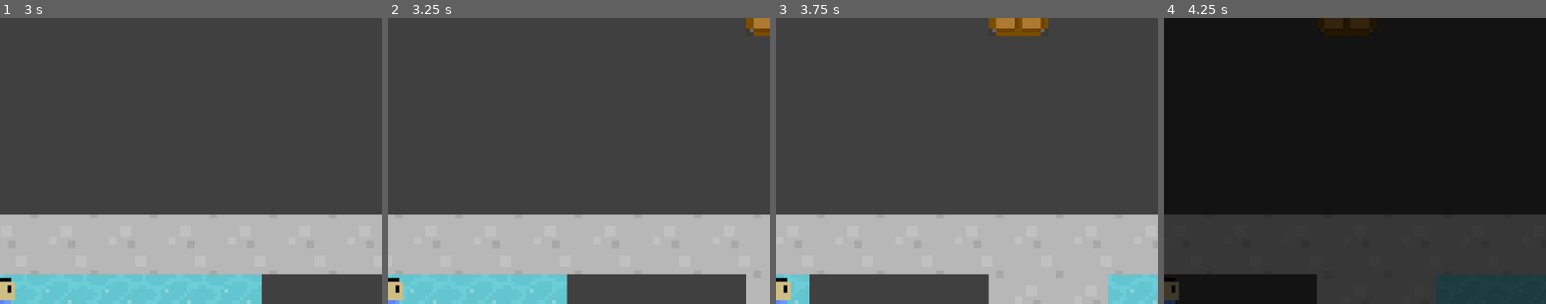
Above: before the commit, frames 1-4 (left to right).
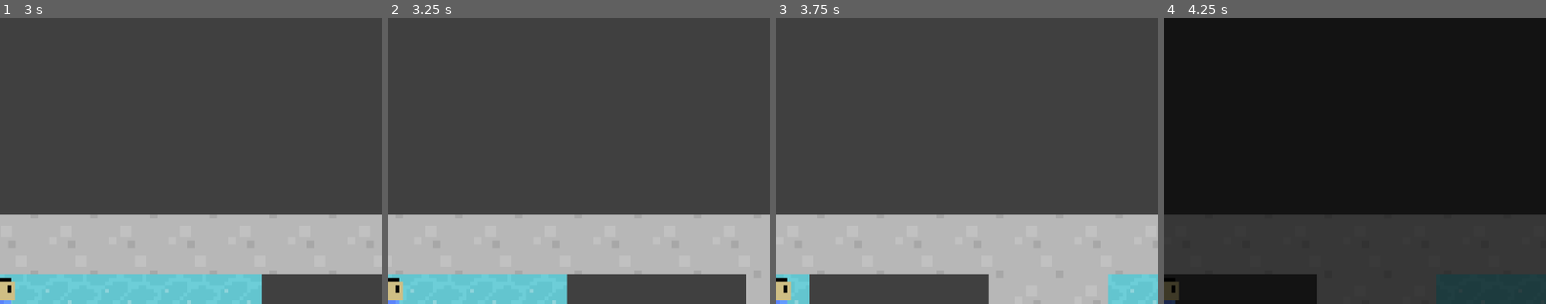
Above: after the commit, the same moments.

Repository: Elite-TS/ISCS-30.14-Game1
Game: Godot game, scene res://Scenes/game_controller.tscn
The game is run twice, just before and just after one commit, with the same random seed, the same clock (stepped at 60 frames per second) and the same inputs.
Inputs:
- Up to frame 1 (3 s): tap Enter (interact) at 0.5, 1.35, 2.85 s; hold D (input_right) 0.53-1.28 s; hold Enter (interact) 0.53-1.28 s; hold S (input_down) 1.28-2.03 s; hold D (input_right) 2.03-2.78 s; hold Enter (interact) 2.03-2.78 s; hold W (input_up) from 2.78 s (still down)
- Up to frame 2 (3.25 s): keep holding W (input_up)
- Up to frame 3 (3.75 s): release W (input_up) at 3.53 s; hold A (input_left) from 3.53 s (still down); hold Enter (interact) from 3.53 s (still down)
- Up to frame 4 (4.25 s): keep holding A (input_left); keep holding Enter (interact)
The pictures show only the part of the screen within x 50-100%, y 0-50%; the shares and areas given below are measured in that part.

Frame 1 is identical in both runs. In frame 2, 0.4% of the frame differs, in the area x 93-100%, y 0-7%; in frame 3, 0.9%, in the area x 55-72%, y 0-7%; in frame 4, 0.4%.

Commit message:
bug fixes

Diff:
--- a/iscs-30.14---game-1---tile-movement/Scenes/game_controller.tscn
+++ b/iscs-30.14---game-1---tile-movement/Scenes/game_controller.tscn
@@ -2,7 +2,6 @@
 
 [ext_resource type="PackedScene" uid="uid://c3i4ycfvm23kf" path="res://Scenes/character.tscn" id="1_nqxm2"]
 [ext_resource type="PackedScene" uid="uid://fgarcg64k02i" path="res://Scenes/ground.tscn" id="2_kx2cw"]
-[ext_resource type="PackedScene" uid="uid://xi3aavqh2n1n" path="res://Scenes/crate.tscn" id="3_goscw"]
 
 [node name="GameController" type="Node2D" unique_id=775248373]
 
@@ -12,15 +11,3 @@
 
 [node name="Level" parent="." unique_id=1588096314 instance=ExtResource("2_kx2cw")]
 texture_filter = 1
-
-[node name="Crate1" parent="." unique_id=1691252567 instance=ExtResource("3_goscw")]
-position = Vector2(1288, -56)
-
-[node name="Crate2" parent="." unique_id=1127364782 instance=ExtResource("3_goscw")]
-position = Vector2(1432, -24)
-
-[node name="Crate3" parent="." unique_id=1874322303 instance=ExtResource("3_goscw")]
-position = Vector2(1512, -56)
-
-[node name="Crate4" parent="." unique_id=982574464 instance=ExtResource("3_goscw")]
-position = Vector2(1480, -88)
--- a/iscs-30.14---game-1---tile-movement/Scenes/ground.tscn
+++ b/iscs-30.14---game-1---tile-movement/Scenes/ground.tscn
@@ -1,6 +1,7 @@
 [gd_scene format=4 uid="uid://fgarcg64k02i"]
 
 [ext_resource type="Texture2D" uid="uid://bgn6p10q4puh2" path="res://Assets/Imported/TileMap-roguelikeDungeon_transparent.png" id="4_kv0ry"]
+[ext_resource type="PackedScene" uid="uid://xi3aavqh2n1n" path="res://Scenes/crate.tscn" id="4_s6h8e"]
 [ext_resource type="Texture2D" uid="uid://1dpkiecefwy4" path="res://Assets/Temporary/Game1-AnimatedConveyerTiles-SpriteSheet.png" id="6_ribny"]
 [ext_resource type="Texture2D" uid="uid://cmxtwi7j58v6m" path="res://Assets/Temporary/Game1-Gimmicks-SpriteSheet.png" id="7_rjkga"]
 
@@ -314,11 +315,23 @@
 tile_map_data = PackedByteArray("AAABAAoABQAAAAEAAAABAAkABQACAAEAAAAIAAcABQAAAAEAAAAFAAEABQAAAAEAAAAHAAEABQAAAAEAAAAFAA …(1376 unchanged characters)…
 tile_set = SubResource("TileSet_ribny")
 
+[node name="Crate1" parent="Lever1" unique_id=1691252567 instance=ExtResource("4_s6h8e")]
+position = Vector2(1288, -56)
+
+[node name="Crate2" parent="Lever1" unique_id=1874388070 instance=ExtResource("4_s6h8e")]
+position = Vector2(1432, -24)
+
+[node name="Crate3" parent="Lever1" unique_id=748894743 instance=ExtResource("4_s6h8e")]
+position = Vector2(1512, -56)
+
 [node name="Lever2" type="TileMapLayer" parent="." unique_id=1801092039]
 use_parent_material = true
 tile_map_data = PackedByteArray("AAABAAoABQAAAAEAAAABAAkABQACAAEAAAAIAAcABQAAAAEAAAAFAAEABQAAAAEAAAAHAAEABQAAAAEAAAAFAA …(1760 unchanged characters)…
 tile_set = SubResource("TileSet_ribny")
 
+[node name="Crate4" parent="Lever2" unique_id=417983634 instance=ExtResource("4_s6h8e")]
+position = Vector2(1480, -88)
+
 [node name="Lever3" type="TileMapLayer" parent="." unique_id=968265725]
 use_parent_material = true
 tile_map_data = PackedByteArray("AAABAAoABQAAAAEAAAABAAkABQACAAEAAAAIAAcABQAAAAEAAAAFAAEABQAAAAEAAAAHAAEABQAAAAEAAAAFAA …(1920 unchanged characters)…
--- a/iscs-30.14---game-1---tile-movement/Scripts/character.gd
+++ b/iscs-30.14---game-1---tile-movement/Scripts/character.gd
@@ -109,12 +109,7 @@
 	if not tile_map:
 		return false
 
-	#converts global position to tile map local space
-	var tile_map_position = tile_map.to_local(global_position)
-	#converts pixel position to grid/tile structure
-	var tile_coordinates = tile_map.local_to_map(tile_map_position)
-	#gets tile data and checks if there is actually a tile
-	var tile_data = tile_map.get_cell_tile_data(tile_coordinates)
+	var tile_data = get_tile_data(tile_map)
 
 	if tile_data:
 		#check if tile is an ice tile
@@ -136,12 +131,7 @@
 		print("Not conveyer")
 		return false
 
-	#converts global position to tile map local space
-	var tile_map_position = tile_map.to_local(global_position)
-	#converts pixel position to grid/tile structure
-	var tile_coordinates = tile_map.local_to_map(tile_map_position)
-	#gets tile data and checks if there is actually a tile
-	var tile_data = tile_map.get_cell_tile_data(tile_coordinates)
+	var tile_data = get_tile_data(tile_map)
 
 	if tile_data:
 		#check if tile is an ice tile
